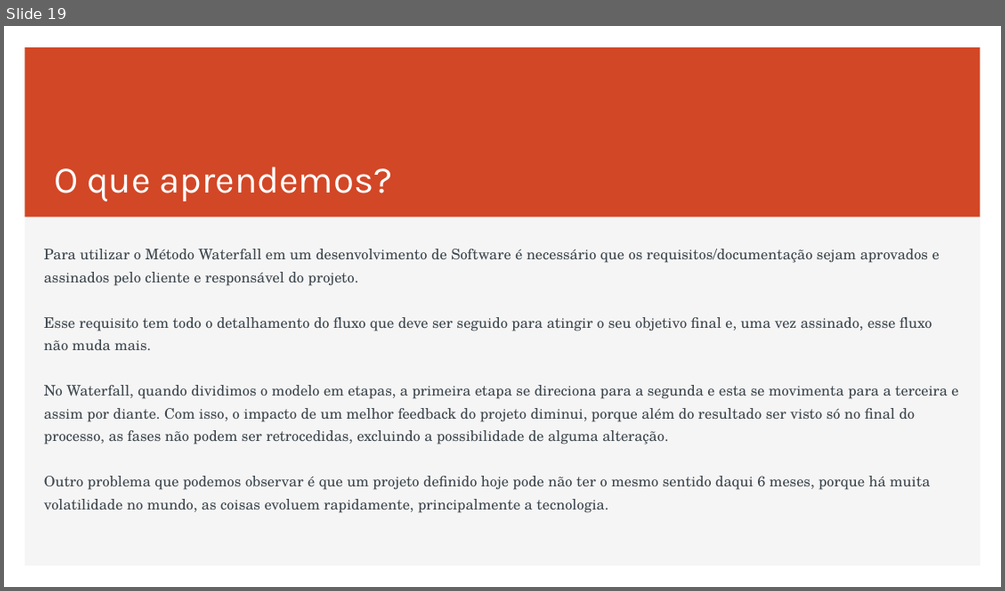
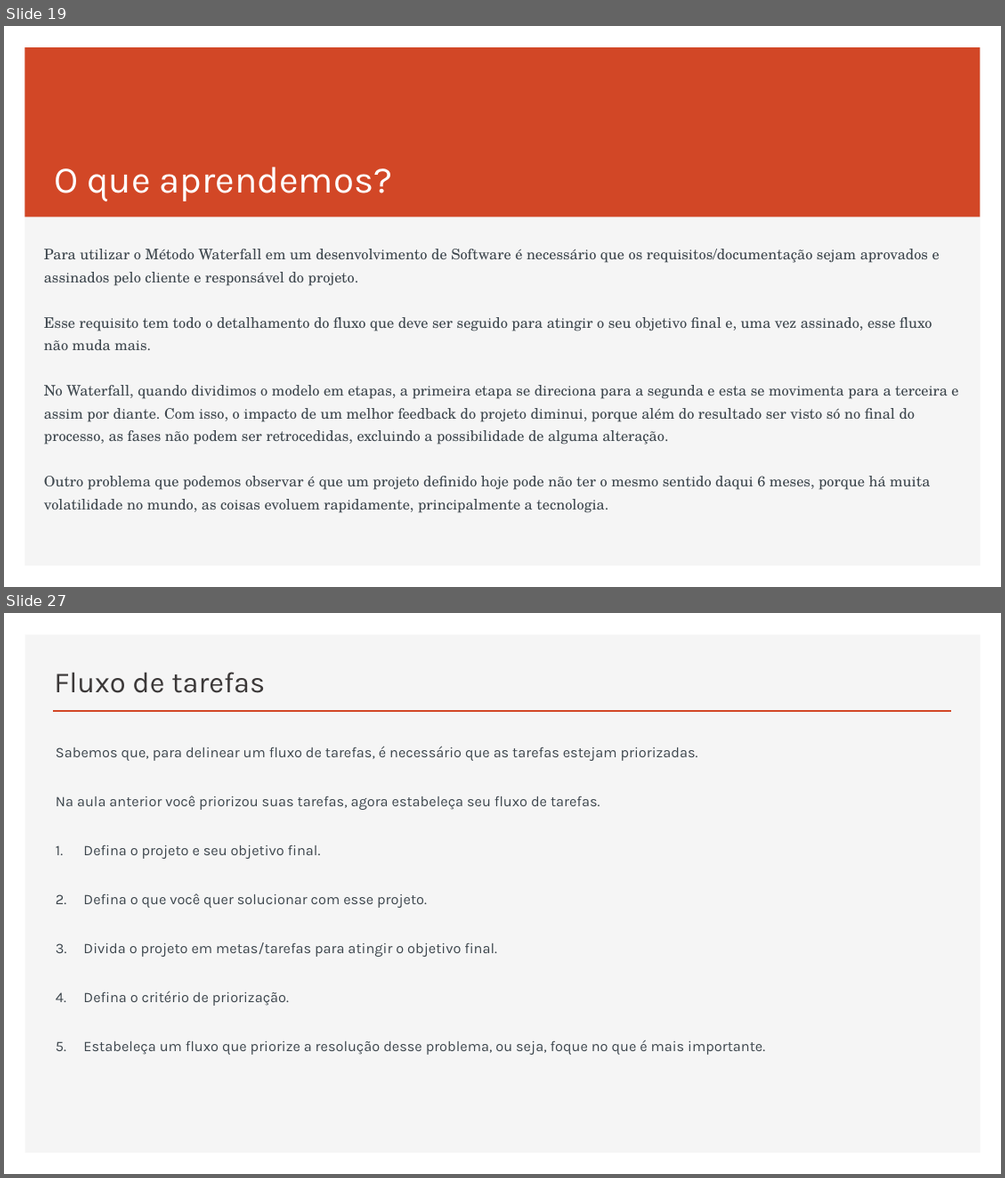
Before and after one commit to RaizaCirne/app-flex, a slide deck: Trilhas/[Business Agility T5 - ONE]/01..Agilidade-promovendo_a_transformacao_agil.pptx. Shown one above the other, each under a label of ours: slide 19 before the commit, slides 19 and 27 after it; the slides between them are not shown. The pictures are 1005x591 and 1005x1178 pixels, drawn with LibreOffice and Linux fonts; fonts in the diff are those of the drawing. Boxes give left, top, right and bottom in pixels: in the first picture for what was removed or moved away, otherwise in the second. Text is boxed around its words. In the diff, an @@ line names an element or a change of style, - is before the commit and + after.

Commit message:
docs: finalizar ppt

```diff
--- a/Trilhas/[Business Agility T5 - ONE]/01..Agilidade-promovendo_a_transformacao_agil.pptx
+++ b/Trilhas/[Business Agility T5 - ONE]/01..Agilidade-promovendo_a_transformacao_agil.pptx
@@ slide 27 added at [4,613,1001,1174], background #FFFFFF; not listed: 1 template element that a slide beside it also shows @@
@@ title added at [54,672,265,693], 28 pt, text #3B3838 @@
+Fluxo de tarefas
@@ line added from (53, 711) to (952, 711), #D24726 2 pt @@
@@ text added at [56,746,765,1054], 14 pt, text #3D464D @@
+Sabemos que, para delinear um fluxo de tarefas, é necessário que as tarefas estejam priorizadas.
+Na aula anterior você priorizou suas tarefas, agora estabeleça seu fluxo de tarefas.
+1. Defina o projeto e seu objetivo final.
+2. Defina o que você quer solucionar com esse projeto.
+3. Divida o projeto em metas/tarefas para atingir o objetivo final.
+4. Defina o critério de priorização.
+5. Estabeleça um fluxo que priorize a resolução desse problema, ou seja, foque no que é mais importante.
```
Also in this commit, not shown: 29 other slides added.
